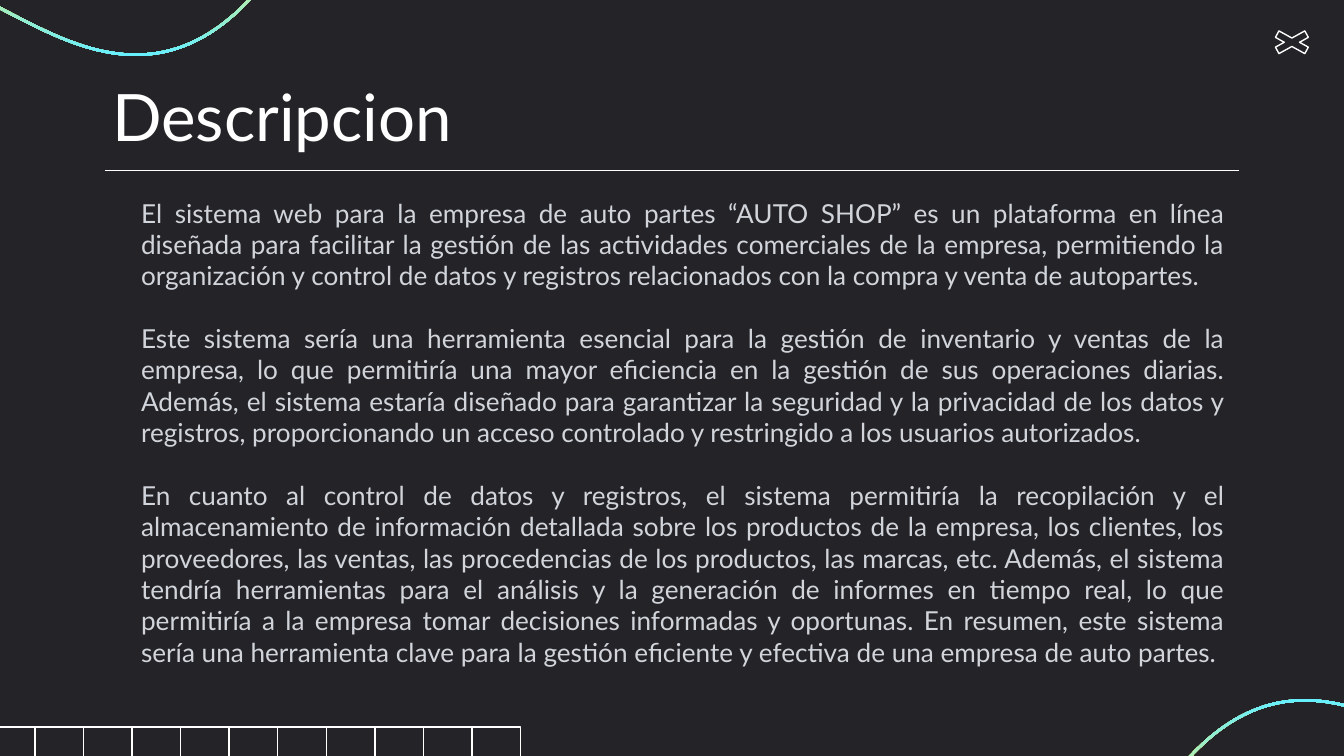
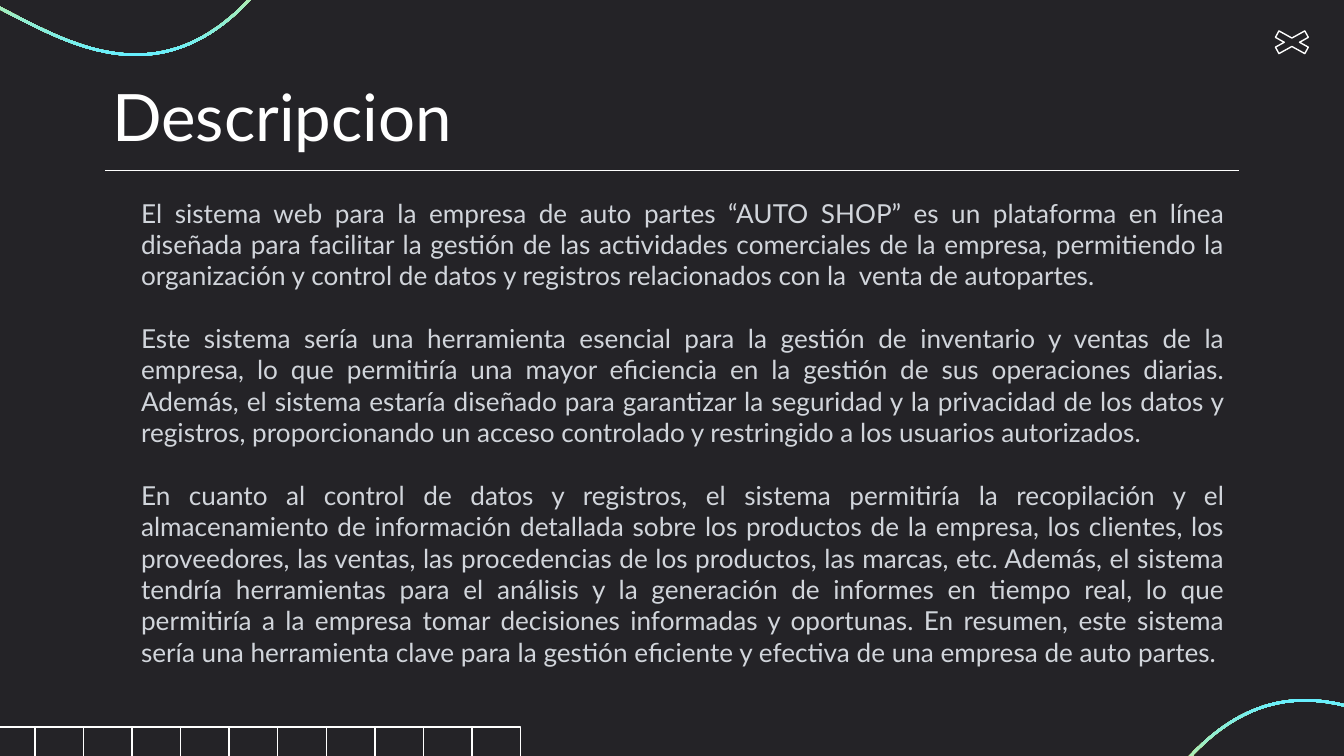
Before and after one commit to arkit27/CursoEspecializacion, a slide deck: slide 2 of SIESQUEN CORDOVA ANDREW - ESP.pptx. Drawn at 1344x756 pixels with LibreOffice and Linux fonts; fonts in the diff are those of the drawing. Boxes give left, top, right and bottom in pixels: in the first picture for what was removed or moved away, otherwise in the second. Text is boxed around its words. In the diff, an @@ line names an element or a change of style, - is before the commit and + after.

```diff
--- a/SIESQUEN CORDOVA ANDREW - ESP.pptx
+++ b/SIESQUEN CORDOVA ANDREW - ESP.pptx
@@ text at (x1=141, y1=203, x2=1224, y2=290): text changed @@
-El sistema web para la empresa de auto partes “AUTO SHOP” es un plataforma en línea diseñada para facilitar la gestión de las actividades comerciales de la empresa, permitiendo la organización y control de datos y registros relacionados con la compra y venta de autopartes.
+El sistema web para la empresa de auto partes “AUTO SHOP” es un plataforma en línea diseñada para facilitar la gestión de las actividades comerciales de la empresa, permitiendo la organización y control de datos y registros relacionados con la venta de autopartes.
```
Also in this commit, not shown: 1 other slide changed, 5 other files.
